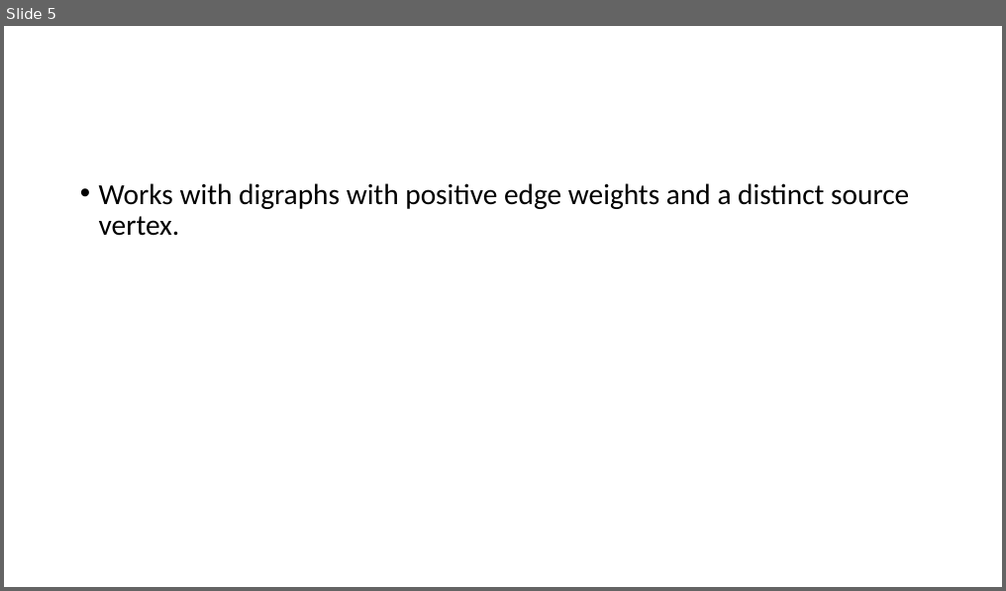
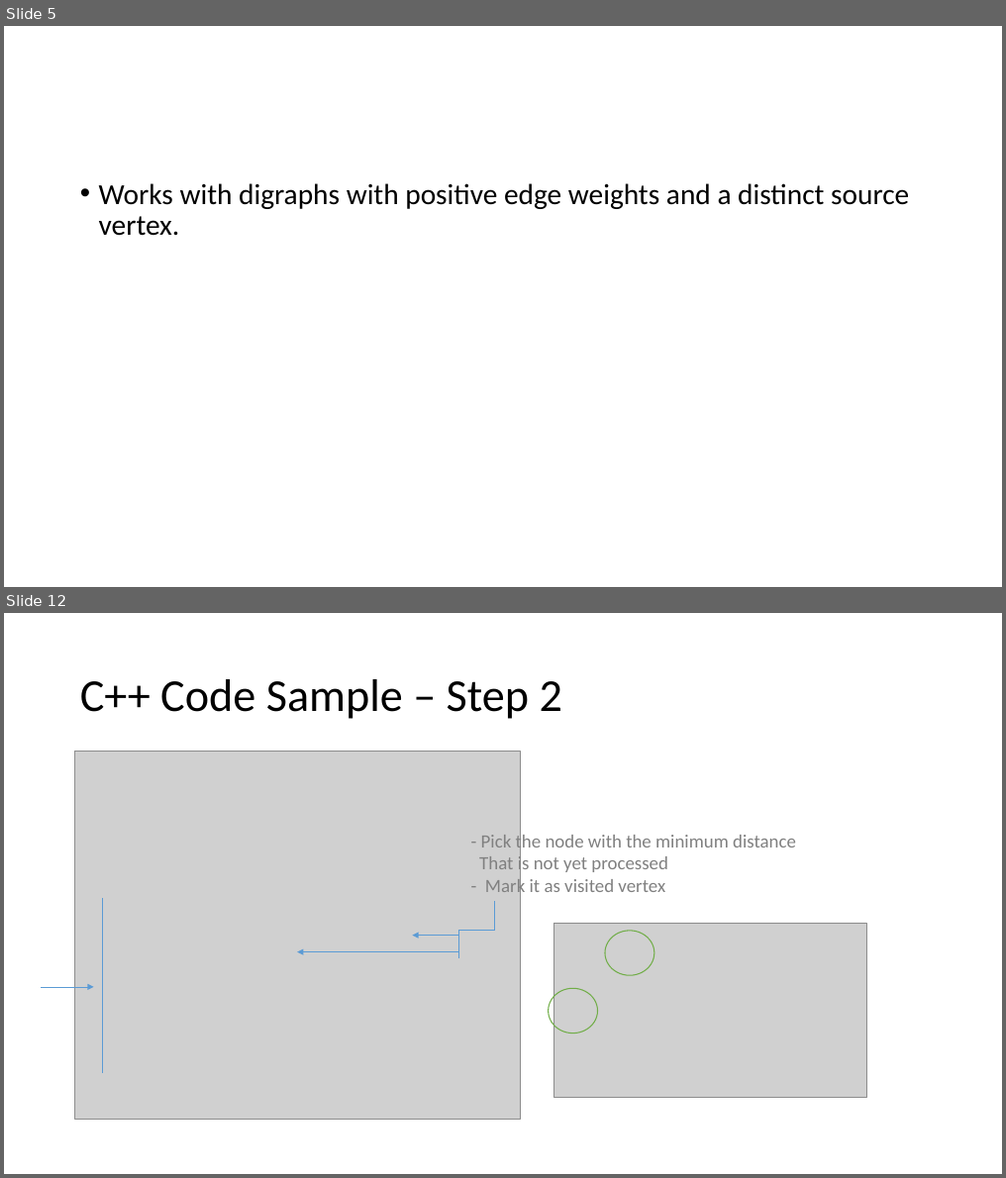
Before and after one commit to belavina/Assignment3_DSA, a slide deck: Assignment3_DSA.pptx. Shown one above the other, each under a label of ours: slide 5 before the commit, slides 5 and 12 after it; the slides between them are not shown. The pictures are 1006x591 and 1006x1178 pixels, drawn with LibreOffice and Linux fonts; fonts in the diff are those of the drawing; grey boxes stand for pictures. Boxes give left, top, right and bottom in pixels: in the first picture for what was removed or moved away, otherwise in the second. Text is boxed around its words. In the diff, an @@ line names an element or a change of style, - is before the commit and + after.

```diff
--- a/Assignment3_DSA.pptx
+++ b/Assignment3_DSA.pptx
@@ slide 12 added at [4,613,1002,1174], background #FFFFFF @@
@@ title added at [80,679,562,719], 44 pt, text #000000 @@
+C++ Code Sample – Step 2
@@ picture added at [74,752,520,1120] @@
@@ text added at [479,832,796,898], 18 pt, text #808080 @@
+- Pick the node with the minimum distance
+That is not yet processed
+- Mark it as visited vertex
@@ line added from (102, 898) to (102, 1072), #5B9BD5 0.5 pt @@
@@ elbow line added from (494, 901) to (459, 959), #5B9BD5 0.5 pt @@
@@ arrow added from (459, 936) to (412, 936), #5B9BD5 0.5 pt @@
@@ picture added at [553,923,866,1097] @@
@@ ellipse added at [605,931,654,975], outline #70AD47 1 pt @@
@@ arrow added from (459, 953) to (297, 953), #5B9BD5 0.5 pt @@
@@ arrow added from (41, 987) to (94, 987), #5B9BD5 0.5 pt @@
@@ ellipse added at [548,989,598,1034], outline #70AD47 1 pt @@
```
Also in this commit, not shown: 8 other slides added.
